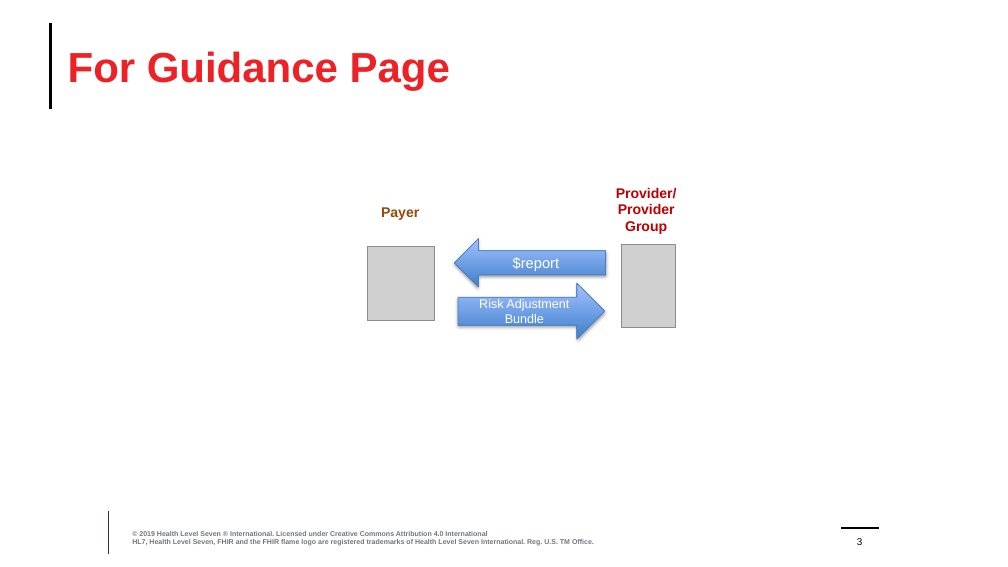
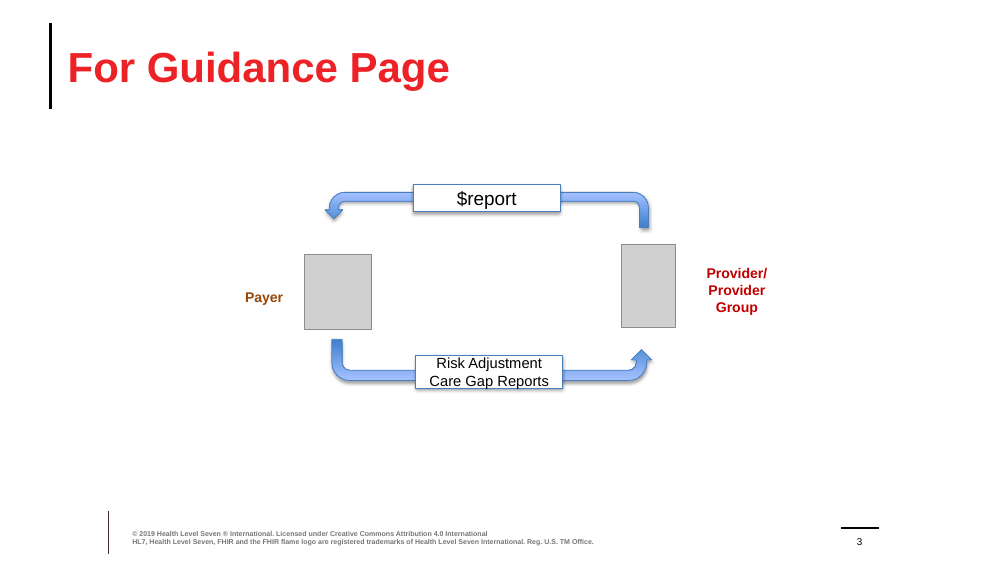
Before and after one commit to HL7/davinci-ra, a slide deck: slide 3 of input/images/Source/Risk Adjustment Images.pptx. Drawn at 1008x567 pixels with LibreOffice and Linux fonts; fonts in the diff are those of the drawing; grey boxes stand for pictures; background and template pictures are left out. Boxes give left, top, right and bottom in pixels: in the first picture for what was removed or moved away, otherwise in the second. Text is boxed around its words. In the diff, an @@ line names an element or a change of style, - is before the commit and + after.

Commit message:
Updates to Guidance including images and image source

```diff
--- a/input/images/Source/Risk Adjustment Images.pptx
+++ b/input/images/Source/Risk Adjustment Images.pptx
@@ uturn arrow added at [325,192,649,228], fill gradient #3F80CE to #A4C4FF, outline #4B7EBC 0.75 pt @@
@@ rectangle "$report": place and size @@
-rectangle "$report" at [454,239,606,287]
+rectangle "$report" at [414,184,560,212]
@@ rectangle "$report" at [414,184,560,212]: size 14 to 18 pt, text colour #FFFFFF to #000000; left arrow to rectangle; fill gradient #3F80CE to #A4C4FF to #FFFFFF @@
@@ picture: place and size @@
-picture at [368,247,435,321]
+picture at [305,255,372,329]
@@ text "Provider/ Provider Group": place and size @@
-text "Provider/ Provider Group" at [616,187,677,234]
+text "Provider/ Provider Group" at [707,267,768,315]
@@ text "Payer": place and size @@
-text "Payer" at [381,207,419,220]
+text "Payer" at [245,292,283,305]
@@ right arrow removed at [458,284,605,340] @@
-Risk Adjustment Bundle
@@ uturn arrow added at [332,340,652,380], fill gradient #3F80CE to #A4C4FF, outline #4B7EBC 0.75 pt @@
@@ rectangle added at [416,355,563,388], fill #FFFFFF, outline #4B7EBC 0.75 pt, 14 pt, text #000000 @@
+Risk Adjustment Care Gap Reports
```
Also in this commit, not shown: 1 slide added, 2 other files.
